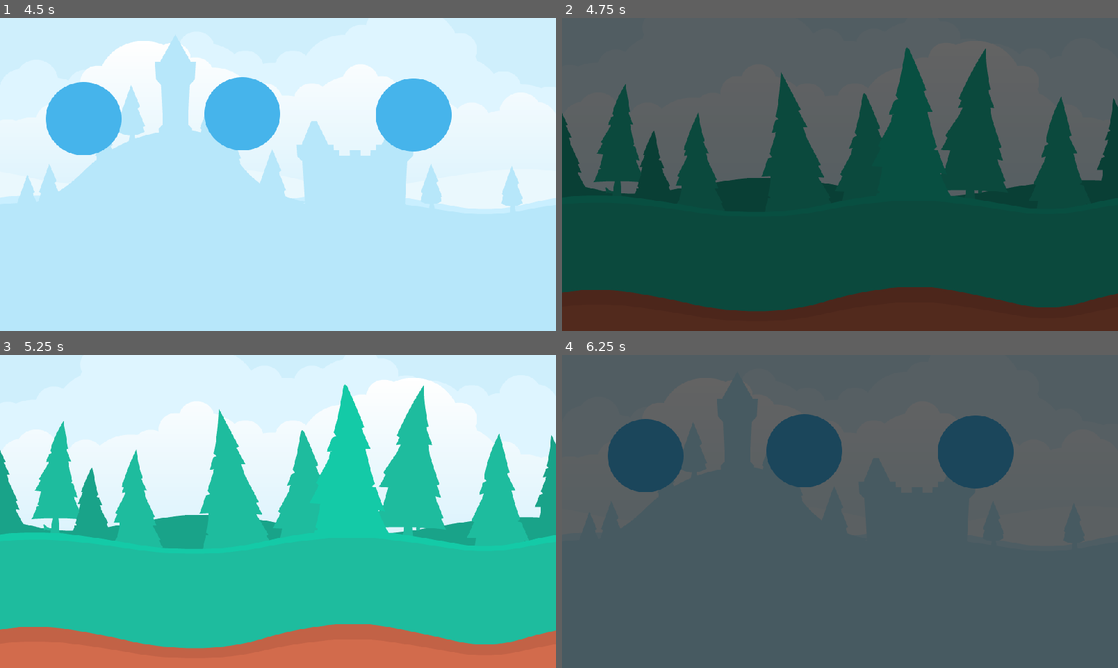
Above: before the commit, frames 1-4 (two rows, left to right).
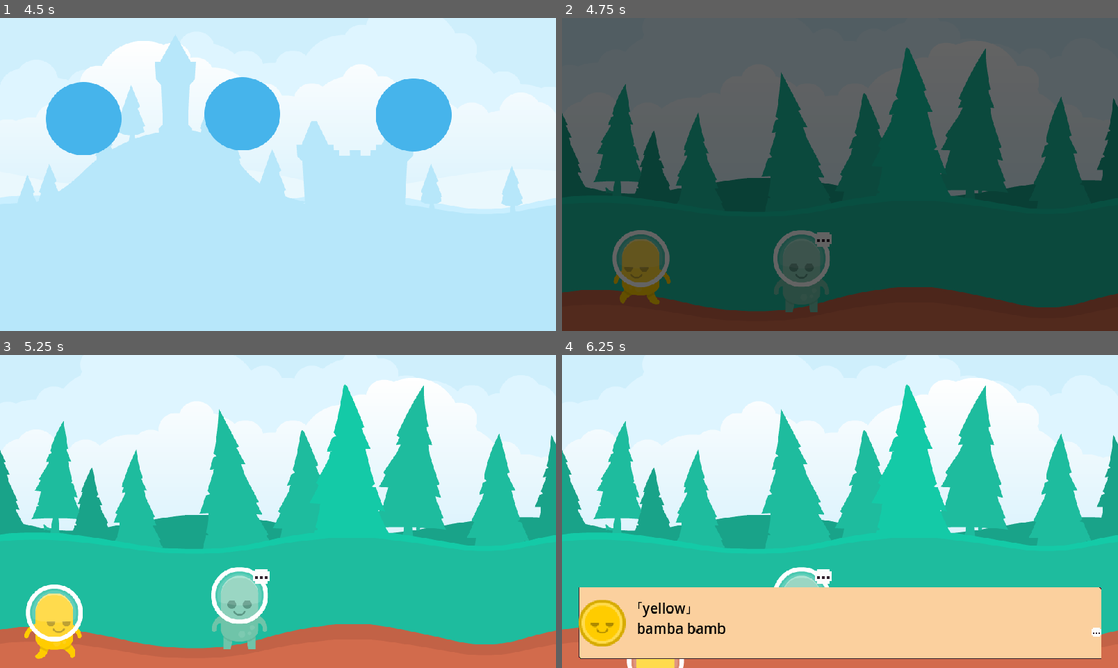
Above: after the commit, the same moments.

Repository: KOMAX233/game_name_tbd
Game: Godot game, scene res://asset/scenes/scene_map.tscn
Same seed, same stepped clock (60 frames per second), same inputs: the game is played once before the commit and once after it.
Inputs (mouse positions are in pixels of both pictures, inside the frame that each line leads up to):
- Up to frame 1 (4.5 s): tap Enter at 0.5, 2, 3.5 s; move the mouse to (400, 158) at 0.52 s; press the mouse at (400, 158) at 0.53 s; hold D (right) 0.53-1.28 s; tap F (interact, bound only after the commit) at 0.8, 1.35, 2.3, 2.85, 3.8, 4.35 s; tap Space at 1.25, 2.75, 4.25 s; move the mouse to (166, 190) at 1.27 s; release the mouse at (166, 190) at 1.28 s; hold S (down) 1.28-2.03 s; click (166, 190) at 1.55 s; move the mouse to (333, 105) at 2.02 s; press the mouse at (333, 105) at 2.03 s; hold D (right) 2.03-2.78 s; move the mouse to (250, 237) at 2.77 s; release the mouse at (250, 237) at 2.78 s; hold W (up) 2.78-3.53 s; click (250, 237) at 3.05 s; move the mouse to (444, 221) at 3.52 s; press the mouse at (444, 221) at 3.53 s; hold A (left) from 3.53 s (still down); move the mouse to (111, 127) at 4.27 s; release the mouse at (111, 127) at 4.28 s
- Up to frame 2 (4.75 s): keep holding A (left); click (673, 127) at 4.55 s
- Up to frame 3 (5.25 s): move the mouse to (305, 511) at 5.02 s; release A (left) at 5.03 s; press the mouse at (305, 511) at 5.03 s; hold S (down) from 5.03 s (still down)
- Up to frame 4 (6.25 s): tap F (interact, bound only after the commit) at 5.3, 5.85 s; move the mouse to (756, 433) at 5.77 s; release S (down) at 5.78 s; release the mouse at (756, 433) at 5.78 s; hold D (right) from 5.78 s (still down); click (756, 433) at 6.05 s

Frame 1 is identical in both runs. In frame 2, 3.7% of the frame differs, in the area x 9-49%, y 67-94%; in frame 3, 3.9%; in frame 4, 100%, in the area x 0-100%, y 0-100%.

Commit message:
skip text animation worked, can activate dialog when talk bubble is visible, but it's always visible because of collision shape issue

Diff:
--- a/asset/scenes/h1.tscn
+++ b/asset/scenes/h1.tscn
@@ -1,8 +1,10 @@
-[gd_scene load_steps=5 format=3 uid="uid://cdvrya2onijtg"]
+[gd_scene load_steps=7 format=3 uid="uid://cdvrya2onijtg"]
 
 [ext_resource type="PackedScene" uid="uid://bld0mjo3mgxa7" path="res://asset/scenes/scene_map.tscn" id="1_l3s3q"]
-[ext_resource type="Texture2D" uid="uid://cg0e1q5um1e0s" path="res://asset/scenes/img/backgrounds/backgroundColorForest.png" id="2_6f4fy"]
+[ext_resource type="Texture2D" uid="uid://cg0e1q5um1e0s" path="res://asset/scenes/img/backgroundColorForest.png" id="2_6f4fy"]
 [ext_resource type="Script" path="res://objects/teleporter.gd" id="3_nmkxf"]
+[ext_resource type="PackedScene" uid="uid://d2mf7n8ib8i3h" path="res://objects/player.tscn" id="4_m07ok"]
+[ext_resource type="PackedScene" uid="uid://8to5s3gq42fu" path="res://objects/npc.tscn" id="5_p32ha"]
 
 [sub_resource type="RectangleShape2D" id="RectangleShape2D_el32o"]
 size = Vector2(1023.06, 577.341)
@@ -28,3 +30,10 @@
 [node name="CollisionShape2D" type="CollisionShape2D" parent="Teleporter4" index="0"]
 position = Vector2(-245.532, 113.773)
 shape = SubResource("RectangleShape2D_el32o")
+
+[node name="npc" parent="." index="4" instance=ExtResource("5_p32ha")]
+position = Vector2(-70.6136, 201.753)
+
+[node name="player" parent="." index="5" instance=ExtResource("4_m07ok")]
+position = Vector2(-338.202, 187.949)
+scale = Vector2(1, 1)
--- a/asset/scenes/img/ui/dialogbox.gd
+++ b/asset/scenes/img/ui/dialogbox.gd
@@ -7,7 +7,7 @@
 
 var dialogs = []
 var current = 0
-@export var interval = 0.1
+@export var interval = 0.05
 
 @onready var content: Label = $content
 @onready var avatar: TextureRect = $content/avatar
@@ -16,22 +16,17 @@
 
 func _ready() -> void:
 	hide_dialog_box()
-	show_dialog_box([
-		{avatar="yellow", text="bamba bamba?"},
-		{avatar="green", text="bambaaa!"},
-		{avatar="yellow", text="hard hard hard hard hard hard hard hard hard hard hard hard hard hard hard hard "},
-		{avatar="green", text="loud loud loud loud loud loud loud loud loud loud loud loud loud loud loud loud loud loud loud  loud loud loud loud loud "},
-		{avatar="yellow", text="school canteen school canteen school canteen school canteen school canteen school canteen school canteen school canteen school canteen school canteen school canteen school canteen school canteen school canteen school canteen school canteen school canteen school canteen "},
-		{avatar="green", text="bellybutton bellybutton bellybutton bellybutton bellybutton bellybutton   bye"},
-	])
 
 func _unhandled_input(event):
-	if event.is_action_pressed("click"):
-#		if (tween.get_loops_left() == 0):
-#			content.visible_ratio = 1
-#			nextindicator.show()
-#		el
-		if current + 1 < dialogs.size():
+	if content.visible and event.is_action_pressed("click"):
+		if (tween.is_running()):
+			print("not running", content.visible_ratio, content.visible_characters)
+			tween.kill()
+			content.visible_ratio = 1
+			content.visible_characters = -1
+			nextindicator.show()
+			print("not running", content.visible_ratio, content.visible_characters)
+		elif current + 1 < dialogs.size():
 			_show_dialog(current + 1)
 		else:
 			hide_dialog_box()
@@ -48,13 +43,19 @@
 func _show_dialog(index):
 	current = index
 	var dialog = dialogs[current]
-	content.text = dialog.text
+	content.text = "「" + dialog.avatar + "」\n" +dialog.text
 	avatar.texture = AVATAR_MAP[dialog.avatar]
 	nextindicator.hide()
 	tween = create_tween()
 	tween.tween_property(content, "visible_characters", content.text.length(), interval * content.text.length()).from(0)
-	print(tween.is_running())
+	print(tween.is_running(), " ", content.visible_characters, " ", content.visible_characters_behavior, " ", content.visible_ratio, content.visible)
 	tween.connect("finished", on_tween_finished)
 
 func on_tween_finished():
 	nextindicator.show()
+
+func _on_content_visibility_changed() -> void:
+	pass
+#	print(content.visible)
+#	print(get_tree().paused)
+#	get_tree().paused = content.visible
--- a/asset/scenes/img/ui/dialogbox.tscn
+++ b/asset/scenes/img/ui/dialogbox.tscn
@@ -56,13 +56,13 @@
 metadata/_edit_vertical_guides_ = [2142.0]
 
 [node name="content" type="Label" parent="."]
-custom_minimum_size = Vector2(0, 180)
+custom_minimum_size = Vector2(0, 238)
 anchors_preset = -1
 anchor_left = 0.03
 anchor_top = 0.97
 anchor_right = 0.97
 anchor_bottom = 0.97
-offset_top = -23.0
+offset_top = -247.0
 grow_vertical = 0
 size_flags_vertical = 8
 theme_override_colors/font_color = Color(0, 0, 0, 1)
@@ -71,7 +71,7 @@
 theme_override_styles/normal = SubResource("StyleBoxTexture_px4e3")
 text = "bamba bamba bamba bamba bamba nonoNObamba bamba bamba bamba bamba bamba bamba bamba bamba bamba bamba bamba bam …(548 unchanged characters)…
 autowrap_mode = 3
-max_lines_visible = 2
+max_lines_visible = 3
 
 [node name="avatar" type="TextureRect" parent="content"]
 layout_mode = 1
@@ -92,10 +92,10 @@
 anchor_top = 1.0
 anchor_right = 1.0
 anchor_bottom = 1.0
-offset_left = -33.8
-offset_top = -42.0
-offset_right = -0.800049
-offset_bottom = -9.0
+offset_left = 1771.0
+offset_top = 138.0
+offset_right = 1804.0
+offset_bottom = 171.0
 grow_horizontal = 0
 grow_vertical = 0
 texture = ExtResource("3_bsjql")
--- a/asset/scenes/world.tscn
+++ b/asset/scenes/world.tscn
@@ -1,8 +1,8 @@
 [gd_scene load_steps=6 format=3 uid="uid://bjoj482efrqpy"]
 
 [ext_resource type="Texture2D" uid="uid://brkbwrd6yqrmn" path="res://asset/scenes/img/tile/medievalRTS_spritesheet@2.png" id="1_eunig"]
-[ext_resource type="PackedScene" uid="uid://d2mf7n8ib8i3h" path="res://asset/scenes/player.tscn" id="2_5dgsk"]
-[ext_resource type="PackedScene" uid="uid://8to5s3gq42fu" path="res://asset/scenes/npc.tscn" id="3_fpjwv"]
+[ext_resource type="PackedScene" uid="uid://d2mf7n8ib8i3h" path="res://objects/player.tscn" id="2_5dgsk"]
+[ext_resource type="PackedScene" uid="uid://8to5s3gq42fu" path="res://objects/npc.tscn" id="3_fpjwv"]
 
 [sub_resource type="TileSetAtlasSource" id="TileSetAtlasSource_rbti7"]
 texture = ExtResource("1_eunig")
@@ -24,14 +24,14 @@
 format = 2
 layer_0/tile_data = PackedInt32Array(393216, 1, 0, 0, 1, 0, 196608, 1, 0, 262144, 1, 0, 327680, 1, 0, 458752, 1, 0, 524 …(119807 unchanged characters)…
 
-[node name="CharacterBody2D" parent="." instance=ExtResource("2_5dgsk")]
+[node name="player" parent="." instance=ExtResource("2_5dgsk")]
 position = Vector2(316, 772)
 
-[node name="Camera2D" type="Camera2D" parent="CharacterBody2D"]
+[node name="Camera2D" type="Camera2D" parent="player"]
 position = Vector2(-1, 61)
 position_smoothing_enabled = true
 drag_horizontal_enabled = true
 drag_vertical_enabled = true
 
 [node name="npc" parent="." instance=ExtResource("3_fpjwv")]
-position = Vector2(1482, 193)
+position = Vector2(595, 733)
--- /dev/null
+++ b/objects/npc.gd
@@ -0,0 +1,30 @@
+extends Area2D
+
+@onready var talk_bubble: Sprite2D = $talk_bubble
+
+# Called when the node enters the scene tree for the first time.
+func _ready() -> void:
+	pass # Replace with function body.
+
+
+# Called every frame. 'delta' is the elapsed time since the previous frame.
+func _process(delta: float) -> void:
+	pass
+
+func _unhandled_input(event: InputEvent) -> void:
+	if talk_bubble.visible and event.is_action_pressed("interact"):
+		Dialogbox.show_dialog_box([
+			{avatar="yellow", text="bamba bamba?"},
+			{avatar="green", text="bambaaa!"},
+			{avatar="yellow", text="hard hard hard hard hard hard hard hard hard hard hard hard hard hard hard hard "},
+			{avatar="green", text="loud loud loud loud loud loud loud loud loud loud loud loud loud loud loud loud loud loud loud  loud loud loud loud loud "},
+			{avatar="yellow", text="school canteen school canteen school canteen school canteen school canteen school canteen school canteen school canteen school canteen school canteen school canteen school canteen school canteen school canteen school canteen school canteen school canteen school canteen "},
+			{avatar="green", text="bellybutton bellybutton bellybutton bellybutton bellybutton bellybutton bye"},
+		])
+
+func _on_interactable_area_entered(area: Area2D) -> void:
+	talk_bubble.show()
+
+
+func _on_interactable_area_exited(area: Area2D) -> void:
+	talk_bubble.show()
--- a/asset/scenes/npc.tscn
+++ b/objects/npc.tscn
@@ -1,12 +1,17 @@
-[gd_scene load_steps=4 format=3 uid="uid://8to5s3gq42fu"]
+[gd_scene load_steps=6 format=3 uid="uid://8to5s3gq42fu"]
 
 [ext_resource type="Texture2D" uid="uid://b57i1ufk0d8pn" path="res://asset/scenes/img/tile/spritesheet_players.png" id="1_h57o0"]
+[ext_resource type="Script" path="res://objects/npc.gd" id="1_y8v2x"]
 [ext_resource type="Texture2D" uid="uid://bw8ab4hd1ahni" path="res://asset/scenes/img/ui/generic-rpg-ui-inventario03.png" id="2_y08oi"]
 
 [sub_resource type="RectangleShape2D" id="RectangleShape2D_tkhtm"]
 size = Vector2(69, 150)
 
+[sub_resource type="CircleShape2D" id="CircleShape2D_8hcn2"]
+radius = 84.006
+
 [node name="npc" type="Area2D"]
+script = ExtResource("1_y8v2x")
 
 [node name="Sprite_human" type="Sprite2D" parent="."]
 texture = ExtResource("1_h57o0")
@@ -22,4 +27,14 @@
 scale = Vector2(4.48, 4.48)
 texture = ExtResource("2_y08oi")
 
-[node name="AnimationPlayer" type="AnimationPlayer" parent="talk_bubble"]
+[node name="interactable" type="Area2D" parent="."]
+collision_layer = 4
+collision_mask = 0
+
+[node name="CollisionShape2D" type="CollisionShape2D" parent="interactable"]
+position = Vector2(-3, 45)
+shape = SubResource("CircleShape2D_8hcn2")
+
+[connection signal="body_entered" from="." to="." method="_on_body_entered"]
+[connection signal="area_entered" from="interactable" to="." method="_on_interactable_area_entered"]
+[connection signal="area_exited" from="interactable" to="." method="_on_interactable_area_exited"]
--- a/asset/scenes/player.tscn
+++ b/objects/player.tscn
@@ -1,8 +1,11 @@
-[gd_scene load_steps=9 format=3 uid="uid://d2mf7n8ib8i3h"]
+[gd_scene load_steps=10 format=3 uid="uid://d2mf7n8ib8i3h"]
 
 [ext_resource type="Script" path="res://asset/scenes/player.gd" id="1_5veja"]
 [ext_resource type="Texture2D" uid="uid://b57i1ufk0d8pn" path="res://asset/scenes/img/tile/spritesheet_players.png" id="1_i1jvu"]
 
+[sub_resource type="CircleShape2D" id="CircleShape2D_t6a6u"]
+radius = 76.0066
+
 [sub_resource type="RectangleShape2D" id="RectangleShape2D_ufl2d"]
 size = Vector2(70, 134)
 
@@ -11,26 +14,26 @@
 tracks/0/type = "value"
 tracks/0/imported = false
 tracks/0/enabled = true
-tracks/0/path = NodePath("Sprite2D:frame")
-tracks/0/interp = 1
-tracks/0/loop_wrap = true
-tracks/0/keys = {
-"times": PackedFloat32Array(0),
-"transitions": PackedFloat32Array(1),
-"update": 1,
-"values": [0]
-}
-tracks/1/type = "value"
-tracks/1/imported = false
-tracks/1/enabled = true
-tracks/1/path = NodePath("Sprite2D:hframes")
-tracks/1/interp = 1
-tracks/1/loop_wrap = true
-tracks/1/keys = {
-"times": PackedFloat32Array(0),
-"transitions": PackedFloat32Array(1),
-"update": 1,
-"values": [1]
+tracks/0/path = NodePath("Sprite2D:flip_h")
+tracks/0/interp = 1
+tracks/0/loop_wrap = true
+tracks/0/keys = {
+"times": PackedFloat32Array(0),
+"transitions": PackedFloat32Array(1),
+"update": 0,
+"values": [true]
+}
+tracks/1/type = "value"
+tracks/1/imported = false
+tracks/1/enabled = true
+tracks/1/path = NodePath("Sprite2D:region_rect")
+tracks/1/interp = 1
+tracks/1/loop_wrap = true
+tracks/1/keys = {
+"times": PackedFloat32Array(0),
+"transitions": PackedFloat32Array(1),
+"update": 0,
+"values": [Rect2(128, 768, 128, 1280)]
 }
 tracks/2/type = "value"
 tracks/2/imported = false
@@ -41,32 +44,32 @@
 tracks/2/keys = {
 "times": PackedFloat32Array(0),
 "transitions": PackedFloat32Array(1),
-"update": 1,
+"update": 0,
 "values": [5]
 }
 tracks/3/type = "value"
 tracks/3/imported = false
 tracks/3/enabled = true
-tracks/3/path = NodePath("Sprite2D:region_rect")
+tracks/3/path = NodePath("Sprite2D:hframes")
 tracks/3/interp = 1
 tracks/3/loop_wrap = true
 tracks/3/keys = {
 "times": PackedFloat32Array(0),
 "transitions": PackedFloat32Array(1),
 "update": 0,
-"values": [Rect2(128, 768, 128, 1280)]
+"values": [1]
 }
 tracks/4/type = "value"
 tracks/4/imported = false
 tracks/4/enabled = true
-tracks/4/path = NodePath("Sprite2D:flip_h")
+tracks/4/path = NodePath("Sprite2D:frame")
 tracks/4/interp = 1
 tracks/4/loop_wrap = true
 tracks/4/keys = {
 "times": PackedFloat32Array(0),
 "transitions": PackedFloat32Array(1),
-"update": 1,
-"values": [true]
+"update": 0,
+"values": [0]
 }
 
 [sub_resource type="Animation" id="Animation_lriqi"]
@@ -75,50 +78,50 @@
 tracks/0/type = "value"
 tracks/0/imported = false
 tracks/0/enabled = true
-tracks/0/path = NodePath("Sprite2D:frame")
-tracks/0/interp = 1
-tracks/0/loop_wrap = true
-tracks/0/keys = {
-"times": PackedFloat32Array(0),
-"transitions": PackedFloat32Array(1),
-"update": 1,
-"values": [0]
-}
-tracks/1/type = "value"
-tracks/1/imported = false
-tracks/1/enabled = true
-tracks/1/path = NodePath("Sprite2D:region_rect")
-tracks/1/interp = 1
-tracks/1/loop_wrap = true
-tracks/1/keys = {
+tracks/0/path = NodePath("Sprite2D:vframes")
+tracks/0/interp = 1
+tracks/0/loop_wrap = true
+tracks/0/keys = {
+"times": PackedFloat32Array(0),
+"transitions": PackedFloat32Array(1),
+"update": 0,
+"values": [1]
+}
+tracks/1/type = "value"
+tracks/1/imported = false
+tracks/1/enabled = true
+tracks/1/path = NodePath("Sprite2D:hframes")
+tracks/1/interp = 1
+tracks/1/loop_wrap = true
+tracks/1/keys = {
+"times": PackedFloat32Array(0),
+"transitions": PackedFloat32Array(1),
+"update": 0,
+"values": [1]
+}
+tracks/2/type = "value"
+tracks/2/imported = false
+tracks/2/enabled = true
+tracks/2/path = NodePath("Sprite2D:region_rect")
+tracks/2/interp = 1
+tracks/2/loop_wrap = true
+tracks/2/keys = {
 "times": PackedFloat32Array(0),
 "transitions": PackedFloat32Array(1),
 "update": 0,
 "values": [Rect2(256, 512, 128, 256)]
-}
-tracks/2/type = "value"
-tracks/2/imported = false
-tracks/2/enabled = true
-tracks/2/path = NodePath("Sprite2D:hframes")
-tracks/2/interp = 1
-tracks/2/loop_wrap = true
-tracks/2/keys = {
-"times": PackedFloat32Array(0),
-"transitions": PackedFloat32Array(1),
-"update": 1,
-"values": [1]
 }
 tracks/3/type = "value"
 tracks/3/imported = false
 tracks/3/enabled = true
-tracks/3/path = NodePath("Sprite2D:vframes")
+tracks/3/path = NodePath("Sprite2D:frame")
 tracks/3/interp = 1
 tracks/3/loop_wrap = true
 tracks/3/keys = {
 "times": PackedFloat32Array(0),
 "transitions": PackedFloat32Array(1),
-"update": 1,
-"values": [1]
+"update": 0,
+"values": [0]
 }
 
 [sub_resource type="Animation" id="Animation_8aj5m"]
@@ -128,38 +131,38 @@
 tracks/0/type = "value"
 tracks/0/imported = false
 tracks/0/enabled = true
-tracks/0/path = NodePath("Sprite2D:region_rect")
-tracks/0/interp = 1
-tracks/0/loop_wrap = true
-tracks/0/keys = {
-"times": PackedFloat32Array(0),
-"transitions": PackedFloat32Array(1),
-"update": 0,
-"values": [Rect2(256, 1024, 128, 512)]
-}
-tracks/1/type = "value"
-tracks/1/imported = false
-tracks/1/enabled = true
-tracks/1/path = NodePath("Sprite2D:vframes")
-tracks/1/interp = 1
-tracks/1/loop_wrap = true
-tracks/1/keys = {
-"times": PackedFloat32Array(0),
-"transitions": PackedFloat32Array(1),
-"update": 1,
-"values": [2]
-}
-tracks/2/type = "value"
-tracks/2/imported = false
-tracks/2/enabled = true
-tracks/2/path = NodePath("Sprite2D:frame")
-tracks/2/interp = 1
-tracks/2/loop_wrap = true
-tracks/2/keys = {
+tracks/0/path = NodePath("Sprite2D:frame")
+tracks/0/interp = 1
+tracks/0/loop_wrap = true
+tracks/0/keys = {
 "times": PackedFloat32Array(0, 0.1),
 "transitions": PackedFloat32Array(1, 1),
-"update": 1,
+"update": 0,
 "values": [0, 1]
+}
+tracks/1/type = "value"
+tracks/1/imported = false
+tracks/1/enabled = true
+tracks/1/path = NodePath("Sprite2D:vframes")
+tracks/1/interp = 1
+tracks/1/loop_wrap = true
+tracks/1/keys = {
+"times": PackedFloat32Array(0),
+"transitions": PackedFloat32Array(1),
+"update": 0,
+"values": [2]
+}
+tracks/2/type = "value"
+tracks/2/imported = false
+tracks/2/enabled = true
+tracks/2/path = NodePath("Sprite2D:region_rect")
+tracks/2/interp = 1
+tracks/2/loop_wrap = true
+tracks/2/keys = {
+"times": PackedFloat32Array(0),
+"transitions": PackedFloat32Array(1),
+"update": 0,
+"values": [Rect2(256, 1024, 128, 512)]
 }
 
 [sub_resource type="Animation" id="Animation_5eo6n"]
@@ -169,50 +172,50 @@
 tracks/0/type = "value"
 tracks/0/imported = false
 tracks/0/enabled = true
-tracks/0/path = NodePath("Sprite2D:frame")
-tracks/0/interp = 1
-tracks/0/loop_wrap = true
-tracks/0/keys = {
-"times": PackedFloat32Array(0, 0.1, 0.2, 0.3, 0.4),
-"transitions": PackedFloat32Array(1, 1, 1, 1, 1),
-"update": 1,
-"values": [0, 1, 2, 3, 4]
-}
-tracks/1/type = "value"
-tracks/1/imported = false
-tracks/1/enabled = true
-tracks/1/path = NodePath("Sprite2D:hframes")
-tracks/1/interp = 1
-tracks/1/loop_wrap = true
-tracks/1/keys = {
-"times": PackedFloat32Array(0),
-"transitions": PackedFloat32Array(1),
-"update": 1,
-"values": [1]
-}
-tracks/2/type = "value"
-tracks/2/imported = false
-tracks/2/enabled = true
-tracks/2/path = NodePath("Sprite2D:vframes")
-tracks/2/interp = 1
-tracks/2/loop_wrap = true
-tracks/2/keys = {
-"times": PackedFloat32Array(0),
-"transitions": PackedFloat32Array(1),
-"update": 1,
+tracks/0/path = NodePath("Sprite2D:region_rect")
+tracks/0/interp = 1
+tracks/0/loop_wrap = true
+tracks/0/keys = {
+"times": PackedFloat32Array(0),
+"transitions": PackedFloat32Array(1),
+"update": 0,
+"values": [Rect2(128, 768, 128, 1280)]
+}
+tracks/1/type = "value"
+tracks/1/imported = false
+tracks/1/enabled = true
+tracks/1/path = NodePath("Sprite2D:vframes")
+tracks/1/interp = 1
+tracks/1/loop_wrap = true
+tracks/1/keys = {
+"times": PackedFloat32Array(0),
+"transitions": PackedFloat32Array(1),
+"update": 0,
 "values": [5]
+}
+tracks/2/type = "value"
+tracks/2/imported = false
+tracks/2/enabled = true
+tracks/2/path = NodePath("Sprite2D:hframes")
+tracks/2/interp = 1
+tracks/2/loop_wrap = true
+tracks/2/keys = {
+"times": PackedFloat32Array(0),
+"transitions": PackedFloat32Array(1),
+"update": 0,
+"values": [1]
 }
 tracks/3/type = "value"
 tracks/3/imported = false
 tracks/3/enabled = true
-tracks/3/path = NodePath("Sprite2D:region_rect")
+tracks/3/path = NodePath("Sprite2D:frame")
 tracks/3/interp = 1
 tracks/3/loop_wrap = true
 tracks/3/keys = {
-"times": PackedFloat32Array(0),
-"transitions": PackedFloat32Array(1),
-"update": 0,
-"values": [Rect2(128, 768, 128, 1280)]
+"times": PackedFloat32Array(0, 0.1, 0.2, 0.3, 0.4),
+"transitions": PackedFloat32Array(1, 1, 1, 1, 1),
+"update": 0,
+"values": [0, 1, 2, 3, 4]
 }
 
 [sub_resource type="AnimationLibrary" id="AnimationLibrary_k41w6"]
@@ -223,7 +226,7 @@
 "run_h": SubResource("Animation_5eo6n")
 }
 
-[node name="CharacterBody2D" type="CharacterBody2D"]
+[node name="player" type="CharacterBody2D"]
 script = ExtResource("1_5veja")
 
 [node name="Sprite2D" type="Sprite2D" parent="."]
@@ -233,6 +236,14 @@
 region_enabled = true
 region_rect = Rect2(128, 768, 128, 1280)
 
+[node name="interactArea" type="Area2D" parent="Sprite2D"]
+collision_layer = 0
+collision_mask = 4
+
+[node name="CollisionShape2D" type="CollisionShape2D" parent="Sprite2D/interactArea"]
+position = Vector2(1, 51)
+shape = SubResource("CircleShape2D_t6a6u")
+
 [node name="CollisionShape2D" type="CollisionShape2D" parent="."]
 position = Vector2(-1, 61)
 shape = SubResource("RectangleShape2D_ufl2d")
--- a/project.godot
+++ b/project.godot
@@ -18,6 +18,7 @@
 [autoload]
 
 SceneChanger="*res://globals/scene_changer.tscn"
+Dialogbox="*res://asset/scenes/img/ui/dialogbox.tscn"
 
 [display]
 
@@ -32,6 +33,7 @@
 click={
 "deadzone": 0.5,
 "events": [Object(InputEventMouseButton,"resource_local_to_scene":false,"resource_name":"","device":-1,"window_id":0,"a …(253 unchanged characters)…
+, Object(InputEventKey,"resource_local_to_scene":false,"resource_name":"","device":-1,"window_id":0,"alt_pressed":false,"shift_pressed":false,"ctrl_pressed":false,"meta_pressed":false,"pressed":false,"keycode":0,"physical_keycode":32,"key_label":0,"unicode":32,"echo":false,"script":null)
 ]
 }
 left={
@@ -58,6 +60,18 @@
 , Object(InputEventKey,"resource_local_to_scene":false,"resource_name":"","device":-1,"window_id":0,"alt_pressed":false,"shift_pressed":false,"ctrl_pressed":false,"meta_pressed":false,"pressed":false,"keycode":0,"physical_keycode":4194322,"key_label":0,"unicode":0,"echo":false,"script":null)
 ]
 }
+interact={
+"deadzone": 0.5,
+"events": [Object(InputEventKey,"resource_local_to_scene":false,"resource_name":"","device":-1,"window_id":0,"alt_pressed":false,"shift_pressed":false,"ctrl_pressed":false,"meta_pressed":false,"pressed":false,"keycode":0,"physical_keycode":70,"key_label":0,"unicode":102,"echo":false,"script":null)
+]
+}
+
+[layer_names]
+
+2d_physics/layer_1="environment"
+2d_physics/layer_2="player"
+2d_physics/layer_3="interactable"
+2d_physics/layer_4="npc"
 
 [rendering]
 
